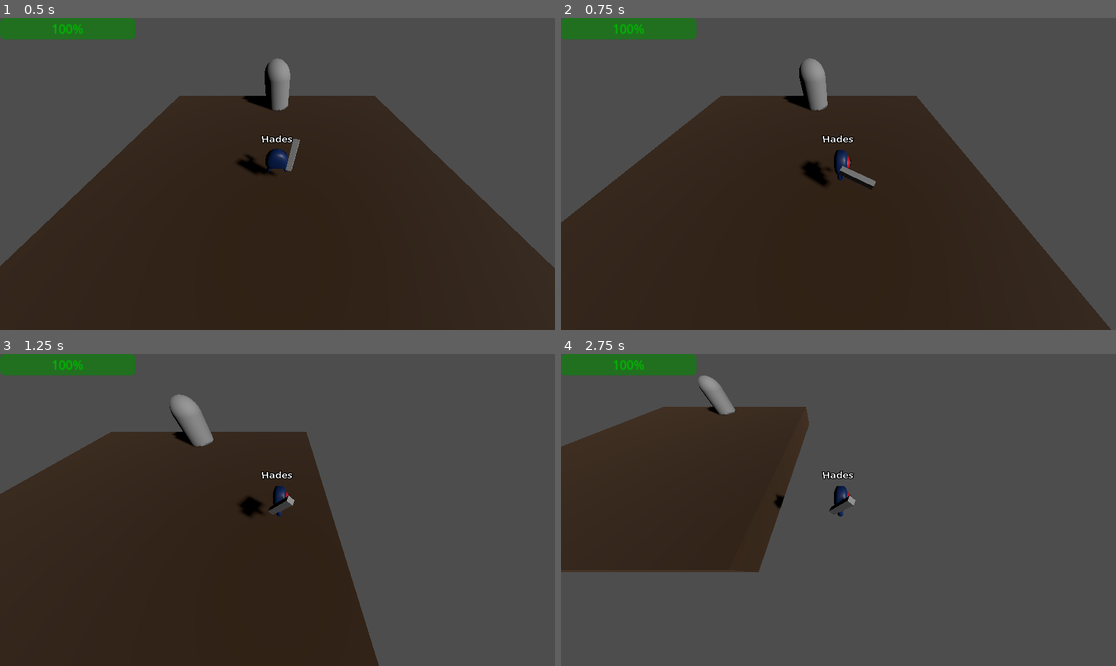
Above: before the commit, frames 1-4 (two rows, left to right).
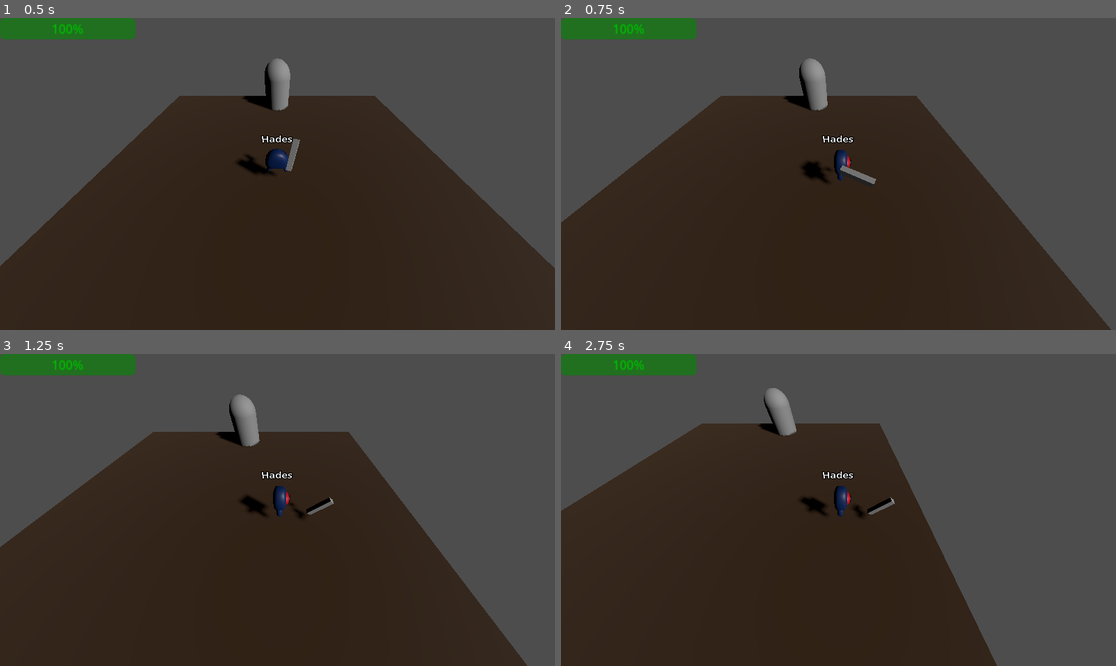
Above: after the commit, the same moments.

Repository: bigmcbigger/congenial-octo-carnival
Game: Godot game, scene res://level.tscn
Same seed, same stepped clock (60 frames per second), same inputs: the game is played once before the commit and once after it.
Inputs (mouse positions are in pixels of both pictures, inside the frame that each line leads up to):
- Up to frame 1 (0.5 s): no input
- Up to frame 2 (0.75 s): tap Enter (ui_accept) at 0.5 s; move the mouse to (960, 158) at 0.52 s; hold Right (ui_right) from 0.53 s (still down); click (960, 158) at 0.6 s
- Up to frame 3 (1.25 s): keep holding Right (ui_right); tap Enter (ui_accept) at 0.77 s; right-click (399, 494) at 0.8 s
- Up to frame 4 (2.75 s): move the mouse to (727, 525) at 1.27 s; release Right (ui_right) at 1.28 s; hold Down (ui_down) 1.28-2.03 s; right-click (727, 525) at 1.35 s; tap Enter (ui_accept) at 1.52 s; click (727, 525) at 1.55 s; move the mouse to (894, 441) at 2.02 s; hold Right (ui_right) from 2.03 s (still down); click (894, 441) at 2.1 s; right-click (894, 441) at 2.3 s

Frame 1 is identical in both runs. In frame 2, 0.1% of the frame differs, in the area x 45-57%, y 47-56%; in frame 3, 18%; in frame 4, 39%, in the area x 0-79%, y 6-100%.

Commit message:
health bar normie

Diff:
--- a/attacks/BasicAttack.tscn
+++ b/attacks/AttackMoves.tscn
@@ -36,19 +36,19 @@
 tracks/2/type = "value"
 tracks/2/imported = false
 tracks/2/enabled = true
-tracks/2/path = NodePath("HitBoxBasic/CollisionShape3D:disabled")
+tracks/2/path = NodePath("Hitbox/CollisionShape3D:disabled")
 tracks/2/interp = 1
 tracks/2/loop_wrap = true
 tracks/2/keys = {
 "times": PackedFloat32Array(0),
 "transitions": PackedFloat32Array(1),
 "update": 1,
-"values": [false]
+"values": [true]
 }
 tracks/3/type = "value"
 tracks/3/imported = false
 tracks/3/enabled = true
-tracks/3/path = NodePath("HitBoxBasic/CollisionShape3D:position")
+tracks/3/path = NodePath("Hitbox/CollisionShape3D:position")
 tracks/3/interp = 1
 tracks/3/loop_wrap = true
 tracks/3/keys = {
@@ -60,7 +60,7 @@
 tracks/4/type = "value"
 tracks/4/imported = false
 tracks/4/enabled = true
-tracks/4/path = NodePath("HitBoxBasic/CollisionShape3D:scale")
+tracks/4/path = NodePath("Hitbox/CollisionShape3D:scale")
 tracks/4/interp = 1
 tracks/4/loop_wrap = true
 tracks/4/keys = {
@@ -68,6 +68,18 @@
 "transitions": PackedFloat32Array(1),
 "update": 0,
 "values": [Vector3(1, 1, 1)]
+}
+tracks/5/type = "value"
+tracks/5/imported = false
+tracks/5/enabled = true
+tracks/5/path = NodePath("Hitbox:damage")
+tracks/5/interp = 1
+tracks/5/loop_wrap = true
+tracks/5/keys = {
+"times": PackedFloat32Array(0),
+"transitions": PackedFloat32Array(1),
+"update": 1,
+"values": [10]
 }
 
 [sub_resource type="Animation" id="Animation_fiq46"]
@@ -100,7 +112,7 @@
 tracks/2/type = "value"
 tracks/2/imported = false
 tracks/2/enabled = true
-tracks/2/path = NodePath("HitBoxBasic/CollisionShape3D:disabled")
+tracks/2/path = NodePath("Hitbox/CollisionShape3D:disabled")
 tracks/2/interp = 1
 tracks/2/loop_wrap = true
 tracks/2/keys = {
@@ -112,7 +124,7 @@
 tracks/3/type = "value"
 tracks/3/imported = false
 tracks/3/enabled = true
-tracks/3/path = NodePath("HitBoxBasic/CollisionShape3D:position")
+tracks/3/path = NodePath("Hitbox/CollisionShape3D:position")
 tracks/3/interp = 1
 tracks/3/loop_wrap = true
 tracks/3/keys = {
@@ -124,7 +136,7 @@
 tracks/4/type = "value"
 tracks/4/imported = false
 tracks/4/enabled = true
-tracks/4/path = NodePath("HitBoxBasic/CollisionShape3D:scale")
+tracks/4/path = NodePath("Hitbox/CollisionShape3D:scale")
 tracks/4/interp = 1
 tracks/4/loop_wrap = true
 tracks/4/keys = {
@@ -133,21 +145,111 @@
 "update": 0,
 "values": [Vector3(1, 1, 1), Vector3(2, 2, 2), Vector3(1, 1, 1)]
 }
+tracks/5/type = "value"
+tracks/5/imported = false
+tracks/5/enabled = true
+tracks/5/path = NodePath("Hitbox:damage")
+tracks/5/interp = 1
+tracks/5/loop_wrap = true
+tracks/5/keys = {
+"times": PackedFloat32Array(0),
+"transitions": PackedFloat32Array(1),
+"update": 1,
+"values": [10]
+}
+
+[sub_resource type="Animation" id="Animation_ouvug"]
+resource_name = "special_attack"
+length = 0.7
+tracks/0/type = "value"
+tracks/0/imported = false
+tracks/0/enabled = true
+tracks/0/path = NodePath("MeshInstance3D:position")
+tracks/0/interp = 1
+tracks/0/loop_wrap = true
+tracks/0/keys = {
+"times": PackedFloat32Array(0, 0.1, 0.2, 0.3, 0.4, 0.7),
+"transitions": PackedFloat32Array(1, 147.033, 1, 1, 0, 0),
+"update": 0,
+"values": [Vector3(0.590199, 0, -0.0975877), Vector3(0, 0.979, -0.709), Vector3(0, 0.979, -1.631), Vector3(0, -0.186837, -1.99423), Vector3(0, -0.895713, -1.85362), Vector3(0.590199, 0, -0.0975877)]
+}
+tracks/1/type = "value"
+tracks/1/imported = false
+tracks/1/enabled = true
+tracks/1/path = NodePath("MeshInstance3D:rotation")
+tracks/1/interp = 1
+tracks/1/loop_wrap = true
+tracks/1/keys = {
+"times": PackedFloat32Array(0, 0.1, 0.2, 0.3, 0.4, 0.7),
+"transitions": PackedFloat32Array(1, 147.033, 1, 1, 0, 0),
+"update": 0,
+"values": [Vector3(-0.605106, -0.358822, 0), Vector3(0.70815, 0, 0), Vector3(-0.605629, 0, 0), Vector3(-1.18857, 0, 0), Vector3(-0.680678, 0, 0), Vector3(-0.605106, -0.358822, 0)]
+}
+tracks/2/type = "value"
+tracks/2/imported = false
+tracks/2/enabled = true
+tracks/2/path = NodePath("Hitbox:damage")
+tracks/2/interp = 1
+tracks/2/loop_wrap = true
+tracks/2/keys = {
+"times": PackedFloat32Array(0),
+"transitions": PackedFloat32Array(1),
+"update": 1,
+"values": [15]
+}
+tracks/3/type = "value"
+tracks/3/imported = false
+tracks/3/enabled = true
+tracks/3/path = NodePath("Hitbox/CollisionShape3D:disabled")
+tracks/3/interp = 1
+tracks/3/loop_wrap = true
+tracks/3/keys = {
+"times": PackedFloat32Array(0, 0.1, 0.4),
+"transitions": PackedFloat32Array(1, 147.033, 1),
+"update": 1,
+"values": [true, false, true]
+}
+tracks/4/type = "value"
+tracks/4/imported = false
+tracks/4/enabled = true
+tracks/4/path = NodePath("Hitbox/CollisionShape3D:position")
+tracks/4/interp = 1
+tracks/4/loop_wrap = true
+tracks/4/keys = {
+"times": PackedFloat32Array(0, 0.1, 0.4),
+"transitions": PackedFloat32Array(1, 147.033, 1),
+"update": 0,
+"values": [Vector3(0, 0.5, -0.5), Vector3(0, 0.5, -1.25126), Vector3(0, 0.5, -0.5)]
+}
+tracks/5/type = "value"
+tracks/5/imported = false
+tracks/5/enabled = true
+tracks/5/path = NodePath("Hitbox/CollisionShape3D:scale")
+tracks/5/interp = 1
+tracks/5/loop_wrap = true
+tracks/5/keys = {
+"times": PackedFloat32Array(0, 0.1, 0.4),
+"transitions": PackedFloat32Array(1, 147.033, 1),
+"update": 0,
+"values": [Vector3(1, 1, 1), Vector3(2, 2.63749, 2), Vector3(1, 1, 1)]
+}
 
 [sub_resource type="AnimationLibrary" id="AnimationLibrary_q2s1d"]
 _data = {
 "RESET": SubResource("Animation_jp2jo"),
-"basic_attack": SubResource("Animation_fiq46")
-}
-
-[node name="BasicAttack" type="Node3D"]
-
-[node name="HitBoxBasic" type="Area3D" parent="."]
-script = ExtResource("1_ixkub")
-
-[node name="CollisionShape3D" type="CollisionShape3D" parent="HitBoxBasic"]
+"basic_attack": SubResource("Animation_fiq46"),
+"special_attack": SubResource("Animation_ouvug")
+}
+
+[node name="AttackMoves" type="Node3D"]
+
+[node name="Hitbox" type="Area3D" parent="."]
+script = ExtResource("1_cqmdx")
+
+[node name="CollisionShape3D" type="CollisionShape3D" parent="Hitbox"]
 transform = Transform3D(1, 0, 0, 0, -4.37114e-08, -1, 0, 1, -4.37114e-08, 0, 0.5, -0.5)
 shape = SubResource("ConvexPolygonShape3D_wl167")
+disabled = true
 
 [node name="MeshInstance3D" type="MeshInstance3D" parent="."]
 transform = Transform3D(0.196625, 0.237519, -0.0722044, 0, 0.977883, 0.142212, 0.0737459, -0.633285, 0.192515, 0.590199, 0, -0.0975877)
--- a/attacks/HitBoxBasic.gd
+++ b/attacks/HitBoxBasic.gd
@@ -8,7 +8,6 @@
 	collision_layer = 2
 	collision_mask = 0
 
-
 # Called every frame. 'delta' is the elapsed time since the previous frame.
 func _process(delta):
 	pass
--- a/character.gd
+++ b/character.gd
@@ -11,12 +11,15 @@
 var gravity = ProjectSettings.get_setting("physics/3d/default_gravity")
 var dash_state = false
 
-@onready var animation_basic_attack = $Pivot/BasicAttack/AnimationPlayer
-#@onready var hitbox_animation = $Hitbox/HitboxCollission/AnimationPlayer
+@onready var attack_basic = $Pivot/AttackMoves
+#@onready var attack_special = $Pivot/SpecialAttack
 
-func _process(delta):
+func _input(event):
 	if Input.is_action_just_pressed("attack"):
-		animation_basic_attack.play("basic_attack")
+		attack_basic.get_node("AnimationPlayer").play("basic_attack")
+	if Input.is_action_just_pressed("special"):
+		$SpecialAttack_CCTimer.start(0.5)
+		attack_basic.get_node("AnimationPlayer").play("special_attack")
 
 var target_velocity = Vector3.ZERO
 
@@ -44,6 +47,10 @@
 
 	var direction_facing = $Pivot.transform.basis.z
 
+
+	if not $SpecialAttack_CCTimer.is_stopped():
+		return
+
 	if not $Dash.is_stopped():
 		target_velocity = direction * DASH_ACCELERATION
 	else:
--- a/character.tscn
+++ b/character.tscn
@@ -3,7 +3,7 @@
 [ext_resource type="Script" path="res://character.gd" id="1_vj8ar"]
 [ext_resource type="Script" path="res://Pivot.gd" id="2_og4p0"]
 [ext_resource type="PackedScene" uid="uid://cr6hgbalj1c71" path="res://art/mob.glb" id="2_qs5fm"]
-[ext_resource type="PackedScene" uid="uid://bw54jlqsrcn76" path="res://attacks/BasicAttack.tscn" id="4_qphmi"]
+[ext_resource type="PackedScene" uid="uid://bw54jlqsrcn76" path="res://attacks/AttackMoves.tscn" id="4_v7ke7"]
 
 [sub_resource type="SphereShape3D" id="SphereShape3D_asogy"]
 
@@ -43,12 +43,15 @@
 [node name="mob" parent="Pivot" instance=ExtResource("2_qs5fm")]
 transform = Transform3D(-0.208873, -2.48833e-08, 7.0234e-16, 0, -1.24417e-08, -0.183793, 1.82602e-08, -0.284632, 8.03383e-09, 0, -0.135871, 0)
 
-[node name="BasicAttack" parent="Pivot" instance=ExtResource("4_qphmi")]
+[node name="AttackMoves" parent="Pivot" instance=ExtResource("4_v7ke7")]
 transform = Transform3D(0.5, 0, 0, 0, 0.5, 0, 0, 0, 0.5, 0, 0, 0)
-damage = 10
 
 [node name="Dash" type="Timer" parent="."]
 wait_time = 2.0
+one_shot = true
+
+[node name="SpecialAttack_CCTimer" type="Timer" parent="."]
+wait_time = 0.9
 one_shot = true
 
 [node name="AnimationPlayer" type="AnimationPlayer" parent="."]
--- a/enemies/normie_01.gd
+++ b/enemies/normie_01.gd
@@ -1,11 +1,11 @@
 extends Node3D
 
 @onready var animation_player = $AnimationPlayer
-@onready var health_text_3d = $Label3D
 
+var normie_max_health = 100
 var normie_health = 100
 
 func take_damage(amount: int):
 	animation_player.play("hit")
 	normie_health -= amount
-	health_text_3d.text = str(normie_health)
+	$Healthbar3D.update(normie_health, normie_max_health)
--- a/enemies/normie_01.tscn
+++ b/enemies/normie_01.tscn
@@ -1,12 +1,28 @@
-[gd_scene load_steps=8 format=3 uid="uid://c8f7uvnt4plfe"]
+[gd_scene load_steps=9 format=3 uid="uid://c8f7uvnt4plfe"]
 
 [ext_resource type="Script" path="res://enemies/HurtBoxBasic.gd" id="1_2v3p0"]
 [ext_resource type="Script" path="res://enemies/normie_01.gd" id="1_ifpms"]
+[ext_resource type="PackedScene" uid="uid://d08kj8iudga7a" path="res://healthbar/healthbar_3d.tscn" id="3_plg42"]
 
 [sub_resource type="CapsuleMesh" id="CapsuleMesh_xwuu7"]
 
 [sub_resource type="ConvexPolygonShape3D" id="ConvexPolygonShape3D_uop6c"]
 points = PackedVector3Array(-0.125207, -0.532801, -0.480507, 0.0227831, 0.47607, 0.498884, 0.169713, 0.559144, 0.464172 …(924 unchanged characters)…
+
+[sub_resource type="Animation" id="Animation_k7mnu"]
+length = 0.001
+tracks/0/type = "value"
+tracks/0/imported = false
+tracks/0/enabled = true
+tracks/0/path = NodePath("HurtBoxBasic/MeshInstance3D:scale")
+tracks/0/interp = 1
+tracks/0/loop_wrap = true
+tracks/0/keys = {
+"times": PackedFloat32Array(0),
+"transitions": PackedFloat32Array(1),
+"update": 0,
+"values": [Vector3(1, 1, 1)]
+}
 
 [sub_resource type="Animation" id="Animation_cdkms"]
 resource_name = "hit"
@@ -22,21 +38,6 @@
 "transitions": PackedFloat32Array(2, 2),
 "update": 0,
 "values": [Vector3(0.5, 0.5, 0.5), Vector3(1, 1, 1)]
-}
-
-[sub_resource type="Animation" id="Animation_k7mnu"]
-length = 0.001
-tracks/0/type = "value"
-tracks/0/imported = false
-tracks/0/enabled = true
-tracks/0/path = NodePath("HurtBoxBasic/MeshInstance3D:scale")
-tracks/0/interp = 1
-tracks/0/loop_wrap = true
-tracks/0/keys = {
-"times": PackedFloat32Array(0),
-"transitions": PackedFloat32Array(1),
-"update": 0,
-"values": [Vector3(1, 1, 1)]
 }
 
 [sub_resource type="AnimationLibrary" id="AnimationLibrary_jm834"]
@@ -65,7 +66,7 @@
 "": SubResource("AnimationLibrary_jm834")
 }
 
-[node name="Label3D" type="Label3D" parent="."]
-transform = Transform3D(1, 0, 0, 0, 1, 0, 0, 0, 1, 0, 1.19656, 0)
+[node name="Healthbar3D" parent="." instance=ExtResource("3_plg42")]
+transform = Transform3D(1, 0, 0, 0, 1, 0, 0, 0, 1, 0, 1.32368, 0)
 
 [connection signal="area_entered" from="HurtBoxBasic" to="HurtBoxBasic" method="_on_area_entered"]
--- /dev/null
+++ b/healthbar/healthbar_2d.gd
@@ -0,0 +1,15 @@
+extends TextureProgressBar
+
+var bar_green = preload("res://art/healthbar/green.png")
+var bar_yellow = preload("res://art/healthbar/yellow.png")
+var bar_red = preload("res://art/healthbar/red.png")
+
+func update_bar(_value, _max_value):
+	value = _value
+	if value < _max_value:
+		show()
+	texture_progress = bar_green
+	if value < 0.75 * _max_value:
+		texture_progress = bar_yellow
+	if value < 0.45 * _max_value:
+		texture_progress = bar_red
--- /dev/null
+++ b/healthbar/healthbar_3d.gd
@@ -0,0 +1,7 @@
+extends Sprite3D
+
+func _ready():
+	texture = $SubViewport.get_texture()
+
+func update(value, max_value):
+	$SubViewport/Healthbar2D.update_bar(value, max_value)
--- /dev/null
+++ b/healthbar/healthbar_3d.tscn
@@ -0,0 +1,20 @@
+[gd_scene load_steps=4 format=3 uid="uid://d08kj8iudga7a"]
+
+[ext_resource type="Texture2D" uid="uid://pd76kjja6hx7" path="res://art/healthbar/green.png" id="1_o2ivh"]
+[ext_resource type="Script" path="res://healthbar/healthbar_3d.gd" id="2_d2234"]
+[ext_resource type="Script" path="res://healthbar/healthbar_2d.gd" id="3_qml8y"]
+
+[node name="Healthbar3D" type="Sprite3D"]
+billboard = 1
+texture = ExtResource("1_o2ivh")
+script = ExtResource("2_d2234")
+
+[node name="SubViewport" type="SubViewport" parent="."]
+disable_3d = true
+transparent_bg = true
+size = Vector2i(200, 26)
+
+[node name="Healthbar2D" type="TextureProgressBar" parent="SubViewport"]
+offset_right = 40.0
+offset_bottom = 40.0
+script = ExtResource("3_qml8y")
--- a/project.godot
+++ b/project.godot
@@ -54,6 +54,11 @@
 "events": [Object(InputEventMouseButton,"resource_local_to_scene":false,"resource_name":"","device":-1,"window_id":0,"a …(257 unchanged characters)…
 ]
 }
+special={
+"deadzone": 0.5,
+"events": [Object(InputEventMouseButton,"resource_local_to_scene":false,"resource_name":"","device":-1,"window_id":0,"alt_pressed":false,"shift_pressed":false,"ctrl_pressed":false,"meta_pressed":false,"button_mask":2,"position":Vector2(306, 14),"global_position":Vector2(312, 76),"factor":1.0,"button_index":2,"canceled":false,"pressed":true,"double_click":false,"script":null)
+]
+}
 
 [layer_names]
 
Binary file added: art/healthbar/green.png
Not shown, added: art/healthbar/green.png.import
Binary file added: art/healthbar/red.png
Not shown, added: art/healthbar/red.png.import
Binary file added: art/healthbar/yellow.png
Not shown, added: art/healthbar/yellow.png.import
Not shown: 1 places in attacks/AttackMoves.tscn that only renumber resources
